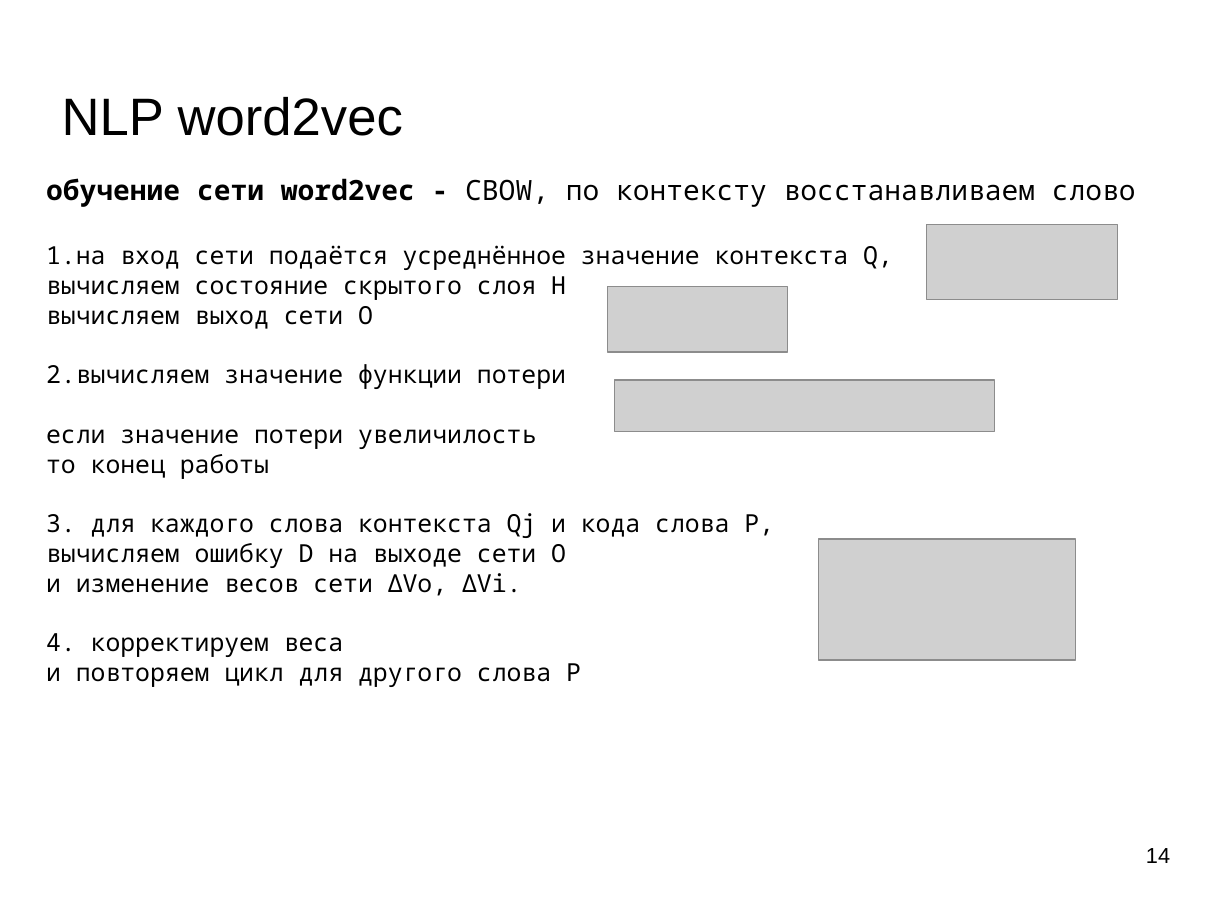
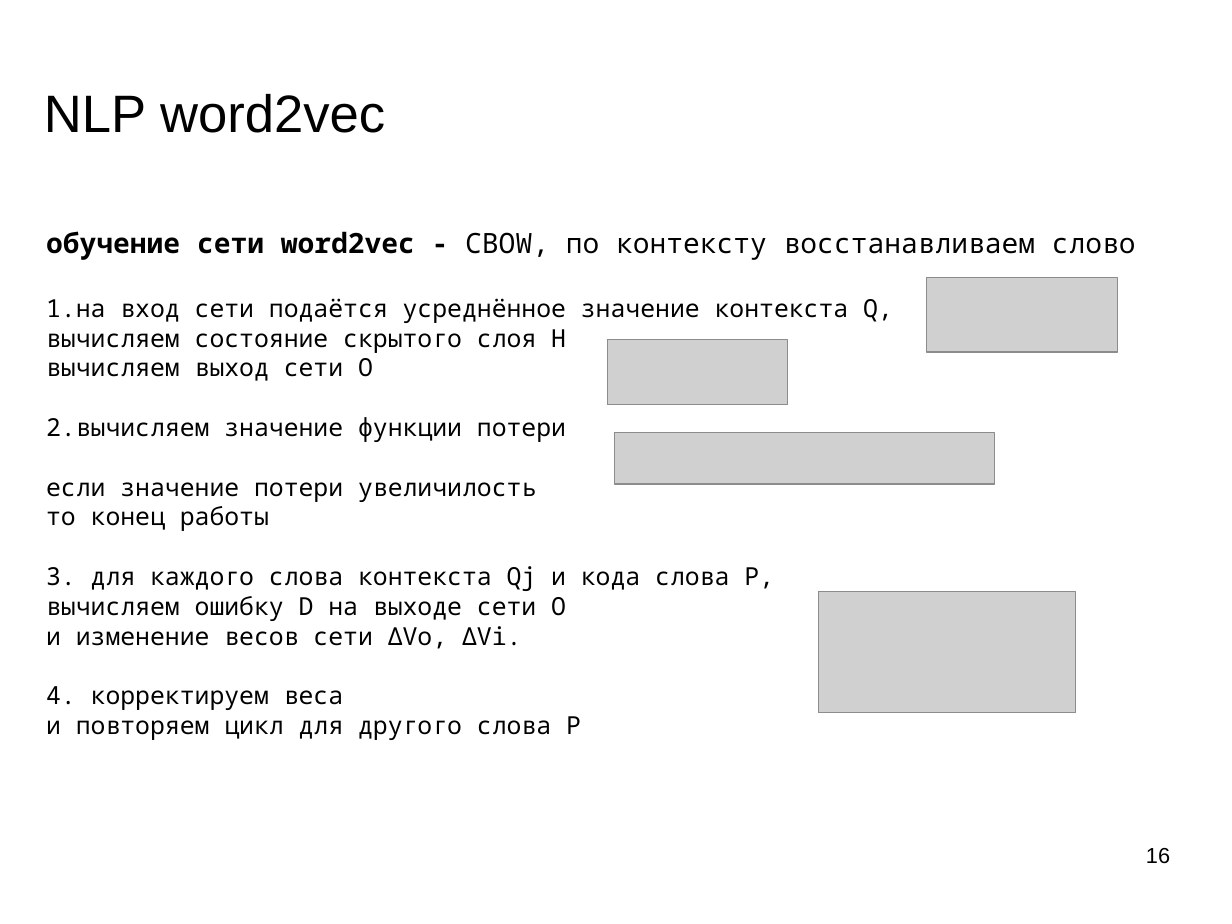
Before and after one commit to mechanoid5/ml_nlp_2022, a slide deck: slide 16 of 03-word2vec.odp (slide 14 before the commit). Drawn at 1232x924 pixels with LibreOffice and Linux fonts; fonts in the diff are those of the drawing; grey boxes stand for pictures; background and template pictures are left out. Boxes give left, top, right and bottom in pixels: in the first picture for what was removed or moved away, otherwise in the second. Text is boxed around its words. In the diff, an @@ line names an element or a change of style, - is before the commit and + after.

```diff
--- a/03-word2vec.odp
+++ b/03-word2vec.odp
@@ title "NLP word2vec": place and size @@
-title "NLP word2vec" at [62,97,403,136]
+title "NLP word2vec" at [44,94,385,133]
@@ text "обучение сети word2vec - CBOW, ...": place and size @@
-text "обучение сети word2vec - CBOW, ..." at [46,178,1136,687]
+text "обучение сети word2vec - CBOW, ..." at [46,231,1136,740]
@@ picture: place and size @@
-picture at [927,225,1118,300]
+picture at [927,277,1118,352]
@@ picture: place and size @@
-picture at [607,287,787,352]
+picture at [607,340,787,405]
@@ picture: place and size @@
-picture at [615,380,995,432]
+picture at [615,433,995,484]
@@ picture: place and size @@
-picture at [818,539,1075,660]
+picture at [818,591,1075,712]
@@ page number at [1146,848,1170,864]: text changed @@
-14
+16
```
Also in this commit, not shown: 3 other slides changed, 6 slides added, 4 other files.
